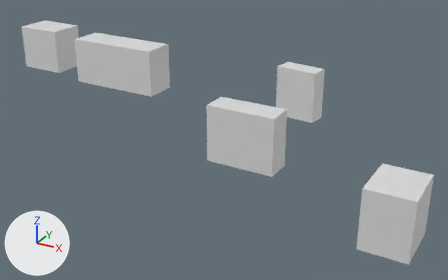
Before and after pictures for a commit that changed the FBX model OIK004-Balmora/assets/3d/DummieBalmora360_P2.fbx.
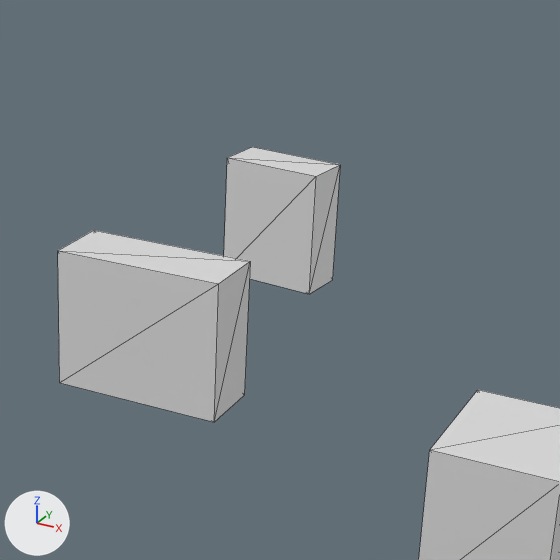
Each version is shown whole from a camera (50 mm lens) standing at (258.0, -697.0, 286.0) and looking at (-79.0, -85.0, -21.0), then close up on the part from 41% to 93% of the width and 0% to 84% of the height. The lights are fixed; the arrows at lower left show +X, +Y and +Z. The first two pictures are the older version. The close-ups show mesh edges as thin lines. Where no turn or scale is listed for an object, it has been applied to the vertices.
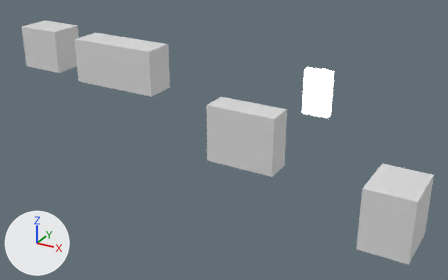
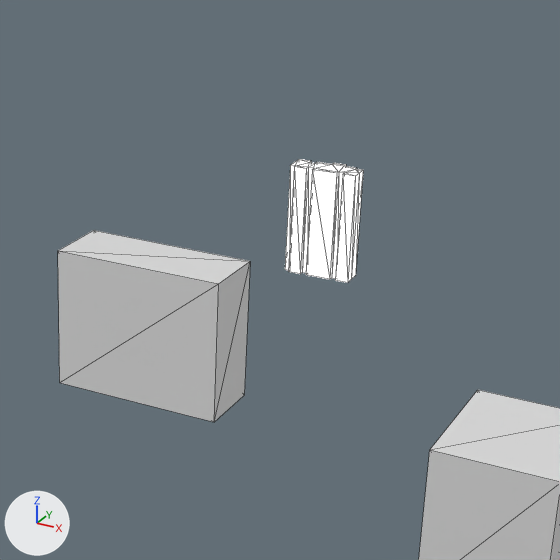
What changed in the scene script:
```text
Add mat_probuilderdefault:
    mat_probuilderdefault = principled_material('ProBuilderDefault')
    mat_probuilderdefault.base_color = (1.0, 1.0, 1.0)  # white #ffffff
    mat_probuilderdefault.emission_strength = 1.0
Add me_scene_1:
    me_scene_1.from_pydata(...)  # 54 vertices, 79 faces; spans x -35.9..0.0, y -5.6..10.8, z 0.0..57.9
    me_scene_1.materials.append(mat_probuilderdefault)  # its picture is missing
Remove ob_cube:
    ob_cube = bpy.data.objects.new('Cube', me_scene)
    ob_cube.parent = ob_dummiebalmora360_p2
    ob_cube.location = (-1968.0, 2294.0, -828.5)
    ob_cube.rotation_euler = (0.0, -0.144, 0.0)  # degrees (0, -8.3, 0)
    ob_cube.scale = (53.7, 64.9, 25.1)
Add ob_torre__1:
    ob_torre__1 = bpy.data.objects.new('Torre__1_', me_scene_1)
    ob_torre__1.location = (25.1, -0.4, 0.0)
```

Pixel boxes (x1, y1, x2, y2) of what changed, in the close-ups (560 x 560 px):
'Cube', deleted: before (224, 147, 340, 294)
'Torre__1_', added: after (285, 159, 363, 283)
